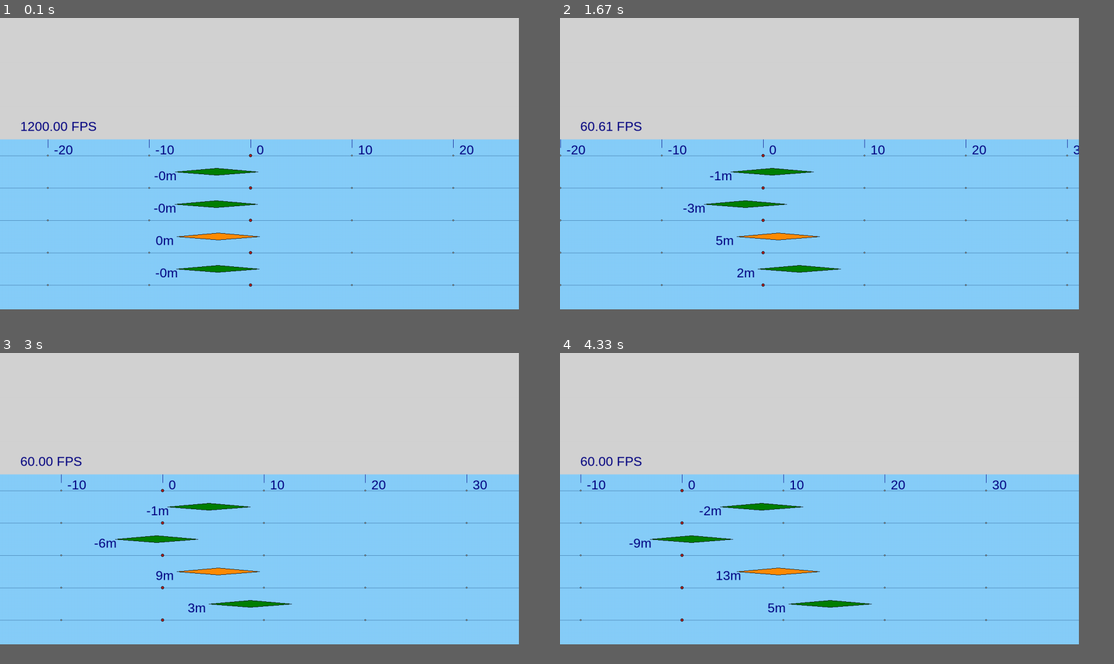
Above: before the commit, frames 1-4 (two rows, left to right).
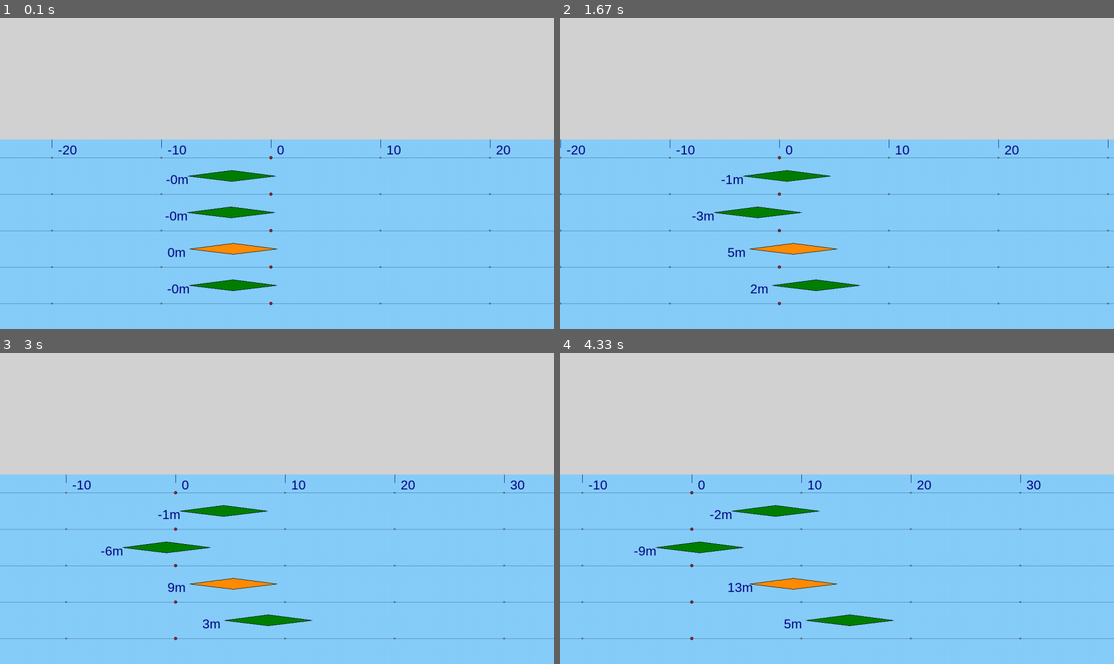
Above: after the commit, the same moments.

Repository: monsdar/dynrow
Game: pygame game, started from DynRow.py
Two runs of this game, one before a commit and one after it. Both use one fixed random seed, a clock stepped at 60 frames per second and the inputs below. The source is Python 2; it was converted automatically to run under Python 3.
Inputs:
- Up to frame 1 (0.1 s): no input
- Up to frame 2 (1.67 s): no input
- Up to frame 3 (3 s): no input
- Up to frame 4 (4.33 s): no input
In our replay, the window is 843x474 before the commit and 900x506 after it. These sizes can differ from the game's own. Grey fills any space a smaller window leaves; there, only what the larger window draws over its background counts as a difference.

The runs differ from the first frame. In frame 1, 7.4% of the frame differs, in the area x 0-100%, y 0-93%; in frame 2, 7.3%; in frame 3, 7.3%; in frame 4, 7.4%.

Commit message:
Did some Refactoring

Diff:
--- a/PyGameUi.py
+++ b/PyGameUi.py
@@ -33,39 +33,27 @@
         self.callbacks = [] #the callbacks which are called every cycle
         self.starttime = 0
 
-        #these attributes are needed to calc the FPS
-        self.MAXTICKSAMPLES = 100
-        self.tickIndex = 0
-        self.tickSum = 0.0
-        self.tickList = []
-        for index in range(0,self.MAXTICKSAMPLES):
-            self.tickList.append(0.0)
-        self.tickStamp = datetime.now().second * 1000 + datetime.now().microsecond / 1000.0
-
         #init PyGame
         pygame.init()
 
         # width and height of the fullscreen window
         modes = pygame.display.list_modes()
         print 'Using fullscreen resolution:', modes[0]
-        self.screen = pygame.display.set_mode(modes[0], pygame.FULLSCREEN)
-        self.width = modes[0][0]
-        self.height = modes[0][1]
+        #self.screen = pygame.display.set_mode(modes[0], pygame.FULLSCREEN)
+        #self.width = modes[0][0]
+        #self.height = modes[0][1]
+        self.screen = pygame.display.set_mode([1366, 768])
+        self.width = 1366
+        self.height = 768
         self.statPanelHeight = 300
         self.racePanelHeight = self.height - self.statPanelHeight
 
         #this is the font we're using throughout the game
         self.font = pygame.font.SysFont('Arial', 32)
 
-    def calcFps(self, newTick):
-        self.tickSum -= self.tickList[self.tickIndex]
-        self.tickSum += newTick
-        self.tickList[self.tickIndex] = newTick
-        self.tickIndex += 1
-        if(self.tickIndex == self.MAXTICKSAMPLES):
-            self.tickIndex = 0
-        deltaT = (self.tickSum / self.MAXTICKSAMPLES)
-        return 1000.0 / deltaT
+    def getTimestamp(self):
+        curr = datetime.now()
+        return curr.day * 24 * 60 * 1000 * 1000 + curr.hour * 60 * 1000 * 1000 + curr.minute * 60 * 1000 + curr.second * 1000 + curr.microsecond / 1000
 
     def run(self):
         #Loop until the user clicks the close button.
@@ -75,6 +63,7 @@
         while not done:
             #let's lock to 60 FPS
             clock.tick(60)
+            pygame.display.set_caption("%3.2f FPS" % clock.get_fps())
 
             for event in pygame.event.get(): # User did something
                 if (event.type == pygame.QUIT) or (event.type is pygame.KEYDOWN and event.key == pygame.K_ESCAPE):
@@ -86,12 +75,10 @@
 
             #if time hasn't been set yet, do it now
             if(self.starttime == 0):
-                curr = datetime.now()
-                self.starttime = curr.day * 24*60*1000*1000 + curr.hour * 60*1000*1000 + curr.minute*60*1000 + curr.second*1000 + curr.microsecond / 1000
+                self.starttime = self.getTimestamp()
 
             #calc how much time has been gone
-            curr = datetime.now()
-            currTime = curr.day * 24*60*1000*1000 + curr.hour * 60*1000*1000 + curr.minute*60*1000 + curr.second*1000 + curr.microsecond / 1000
+            currTime = self.getTimestamp()
             timeGone = currTime - self.starttime
 
             for cb in self.callbacks:
@@ -107,7 +94,6 @@
     def update(self, playground):
         #Get the current distance from the player boat
         self.currentDistance = playground.getPlayerBoat().distance
-
         self.adjustDistance(playground.boats, self.currentDistance)
 
         #update the racing section
@@ -117,14 +103,6 @@
 
         #update the stat section
         self.updateStatBackground(self.currentDistance)
-
-        #display the current FPS in the title
-        currentTickStamp = datetime.now().second * 1000 + datetime.now().microsecond / 1000.0
-        if(currentTickStamp > self.tickStamp):
-            deltaT = currentTickStamp - self.tickStamp
-            self.screen.blit(self.font.render("%3.2f FPS" % self.calcFps(deltaT), True, NAVY), (50, 250))
-            #pygame.display.set_caption("%3.2f FPS" % self.calcFps(deltaT))
-        self.tickStamp = currentTickStamp
 
     def adjustDistance(self, boats, distance):
         #check the distance from player to the first boat
@@ -165,22 +143,27 @@
         sceneStart = distance + self.sceneStartOffset
         sceneEnd = distance + self.sceneEndOffset
 
+        #the following factors are used to calculate from a distance in meters into a distance on the
+        #screen (1m in our simulation is not 1px on the screen, depends on the sceneRange we've got)
+        heightFactor = self.racePanelHeight / self.sceneRange
+        widthFactor = self.width / self.sceneRange
+
         #print the horizontal lines
-        for y in range(self.statPanelHeight, self.height, int(self.laneHeight * (self.racePanelHeight / self.sceneRange))):
-            pygame.draw.line(self.screen, STEELBLUE, [0, y + (self.laneHeight/2) * (self.racePanelHeight/self.sceneRange)],[self.width, y + (self.laneHeight/2) * (self.racePanelHeight/self.sceneRange)], 1)
+        for y in range(self.statPanelHeight, self.height, int(self.laneHeight * heightFactor)):
+            pygame.draw.line(self.screen, STEELBLUE, [0, y + (self.laneHeight/2) * heightFactor],[self.width, y + (self.laneHeight/2) * heightFactor], 1)
 
         for lineStep in range(int(sceneStart), int(sceneEnd), self.LANEWIDTH):
             prevOffset = lineStep - (lineStep % self.LANEWIDTH) #get the previous dividable laneWidth-step
-            linePos = (prevOffset - sceneStart) * (self.width / self.sceneRange) #get the position and project the window size
+            linePos = (prevOffset - sceneStart) * widthFactor #get the position and project the window size
 
             #create the actual marker
-            for heightPos in range(self.statPanelHeight, self.height, int(self.laneHeight * (self.racePanelHeight/self.sceneRange))):
+            for heightPos in range(self.statPanelHeight, self.height, int(self.laneHeight * heightFactor)):
                 if(prevOffset % self.LANEWIDTHBIG == 0):
-                    pygame.draw.circle(self.screen, FIREBRICK, [int(linePos), int(heightPos + (self.laneHeight/2) * (self.racePanelHeight/self.sceneRange))], 4)
-                    pygame.draw.circle(self.screen, BLACK, [int(linePos), int(heightPos + (self.laneHeight/2) * (self.racePanelHeight/self.sceneRange))], 4, 1)
+                    pygame.draw.circle(self.screen, FIREBRICK, [int(linePos), int(heightPos + (self.laneHeight/2) * heightFactor)], 4)
+                    pygame.draw.circle(self.screen, BLACK, [int(linePos), int(heightPos + (self.laneHeight/2) * heightFactor)], 4, 1)
                 else:
-                    pygame.draw.circle(self.screen, LIGHTGREY, [int(linePos), int(heightPos + (self.laneHeight/2) * (self.racePanelHeight/self.sceneRange))], 2)
-                    pygame.draw.circle(self.screen, BLACK, [int(linePos), int(heightPos + (self.laneHeight/2) * (self.racePanelHeight/self.sceneRange))], 2, 1)
+                    pygame.draw.circle(self.screen, LIGHTGREY, [int(linePos), int(heightPos + (self.laneHeight/2) * heightFactor)], 2)
+                    pygame.draw.circle(self.screen, BLACK, [int(linePos), int(heightPos + (self.laneHeight/2) * heightFactor)], 2, 1)
 
             #display the distance marker
             lineText = str(prevOffset)
@@ -188,19 +171,27 @@
             self.screen.blit(self.font.render(lineText, True, NAVY), (linePos+15, self.statPanelHeight+8))
 
     def updatePlayer(self, distance):
-        currentHeight = (self.playerLane + 1) * self.laneHeight * (self.racePanelHeight/self.sceneRange) + self.statPanelHeight
+        #the following factors are used to calculate from a distance in meters into a distance on the
+        #screen (1m in our simulation is not 1px on the screen, depends on the sceneRange we've got)
+        heightFactor = self.racePanelHeight / self.sceneRange
+
+        currentHeight = (self.playerLane + 1) * self.laneHeight * heightFactor + self.statPanelHeight
         pos = {"posX": self.width/2 , "posY": currentHeight}
         self.printBoat(pos, distance, DARKORANGE)
 
     def printBoat(self, position, distance, color):
+        #the following factors are used to calculate from a distance in meters into a distance on the
+        #screen (1m in our simulation is not 1px on the screen, depends on the sceneRange we've got)
+        heightFactor = self.racePanelHeight / self.sceneRange
+        widthFactor = self.width / self.sceneRange
+
         posX = position["posX"]
         posY = position["posY"]
-        #the following polygon is calculated with offsets in metres, the offset than is multiplied to
-        #match the current projection and windows size
-        boatPolygon = [ [posX-(8 * self.width / self.sceneRange), posY],
-                        [posX-(4 * self.width / self.sceneRange), posY-(1.0 * self.racePanelHeight / self.sceneRange)],
+        #this is how the boat looks:
+        boatPolygon = [ [posX-(8 * widthFactor), posY],
+                        [posX-(4 * widthFactor), posY-(1.5 * heightFactor)],
                         [posX, posY],
-                        [posX-(4 * self.width / self.sceneRange), posY+(1.0 * self.racePanelHeight / self.sceneRange)]]
+                        [posX-(4 * widthFactor), posY+(1.5 * heightFactor)]]
 
         #display the distance of each boat next to it
         pygame.draw.polygon(self.screen, color, boatPolygon)
@@ -210,24 +201,29 @@
             distText = "%.0fm" % distance
         else:
             distText = "%.0fm" % float(distance - self.currentDistance)
-        txtX = posX - (10 * self.width / self.sceneRange)
+        txtX = posX - (10 * widthFactor)
         if(txtX < 10):
             txtX = 10
         elif(txtX > (self.width - 100)):
             txtX = (self.width - 100)
-        txtY = posY - (1 * self.racePanelHeight / self.sceneRange)
+        txtY = posY - (1.0 * heightFactor)
         self.screen.blit(self.font.render(distText, True, NAVY), (txtX, txtY))
 
     def updateBoats(self, boats):
+        #the following factors are used to calculate from a distance in meters into a distance on the
+        #screen (1m in our simulation is not 1px on the screen, depends on the sceneRange we've got)
+        heightFactor = self.racePanelHeight / self.sceneRange
+        widthFactor = self.width / self.sceneRange
+
         for index, boat in enumerate(boats):
             #calc the height
             if(index >= self.playerLane):
                 index += 1
-            currentLane = (index + 1) * self.laneHeight * (self.racePanelHeight/self.sceneRange) + self.statPanelHeight
+            currentLane = (index + 1) * self.laneHeight * heightFactor + self.statPanelHeight
 
             #calc the horizontal position
             relativeDistance = boat.distance-self.currentDistance
-            boatPos = relativeDistance * (self.width / self.sceneRange) + self.width/2
+            boatPos = relativeDistance * widthFactor + self.width/2
 
             #print the boat
             pos = {"posX": boatPos, "posY": currentLane }
